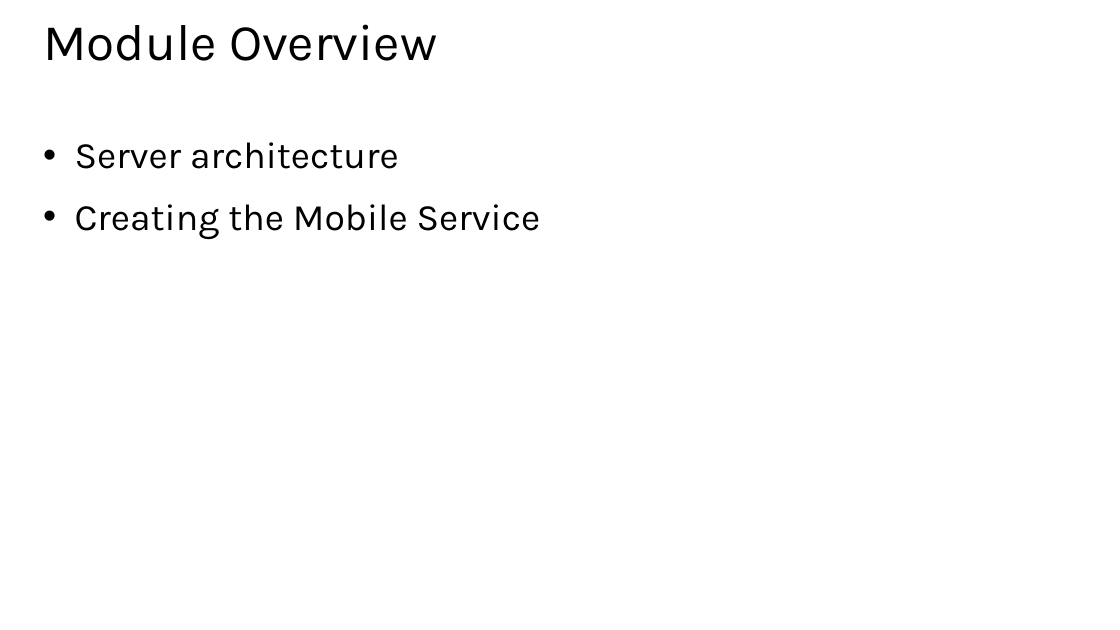
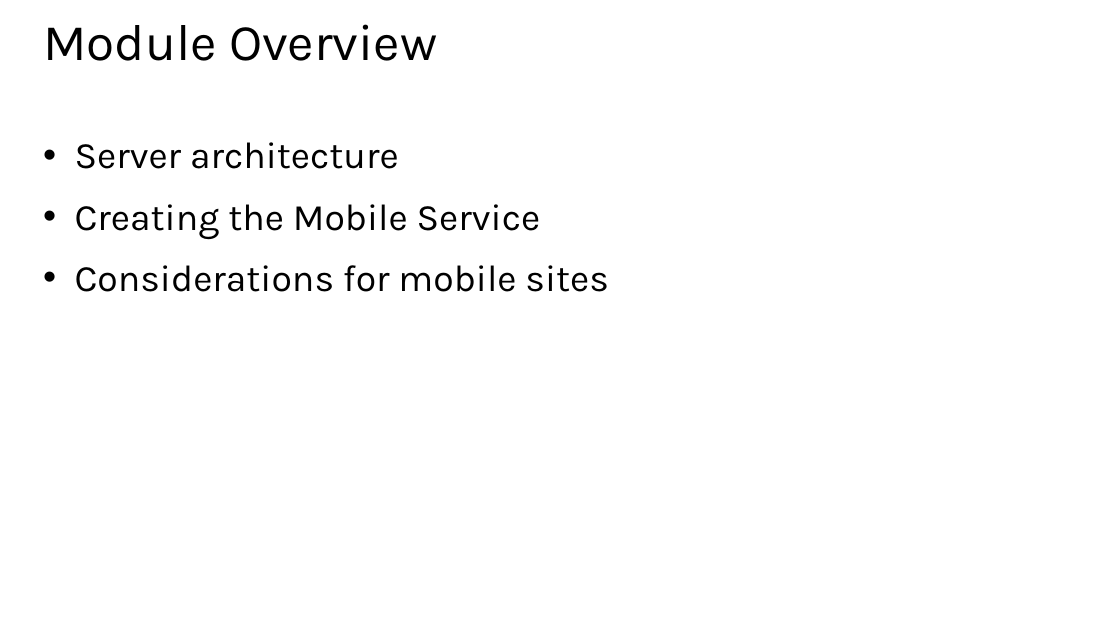
Before and after one commit to CharaD7/FrayedKnot, a slide deck: slide 4 of Slides/M4 Server.pptx. Drawn at 1120x630 pixels with LibreOffice and Linux fonts; fonts in the diff are those of the drawing. Boxes give left, top, right and bottom in pixels: in the first picture for what was removed or moved away, otherwise in the second. Text is boxed around its words. In the diff, an @@ line names an element or a change of style, - is before the commit and + after.

Commit message:
add new section to module 4 slide deck

```diff
--- a/Slides/M4 Server.pptx
+++ b/Slides/M4 Server.pptx
@@ text at [75, 265, 609, 292]: paragraph added @@
+• Considerations for mobile sites
```
Also in this commit, not shown: 2 other slides changed, 3 slides added.
